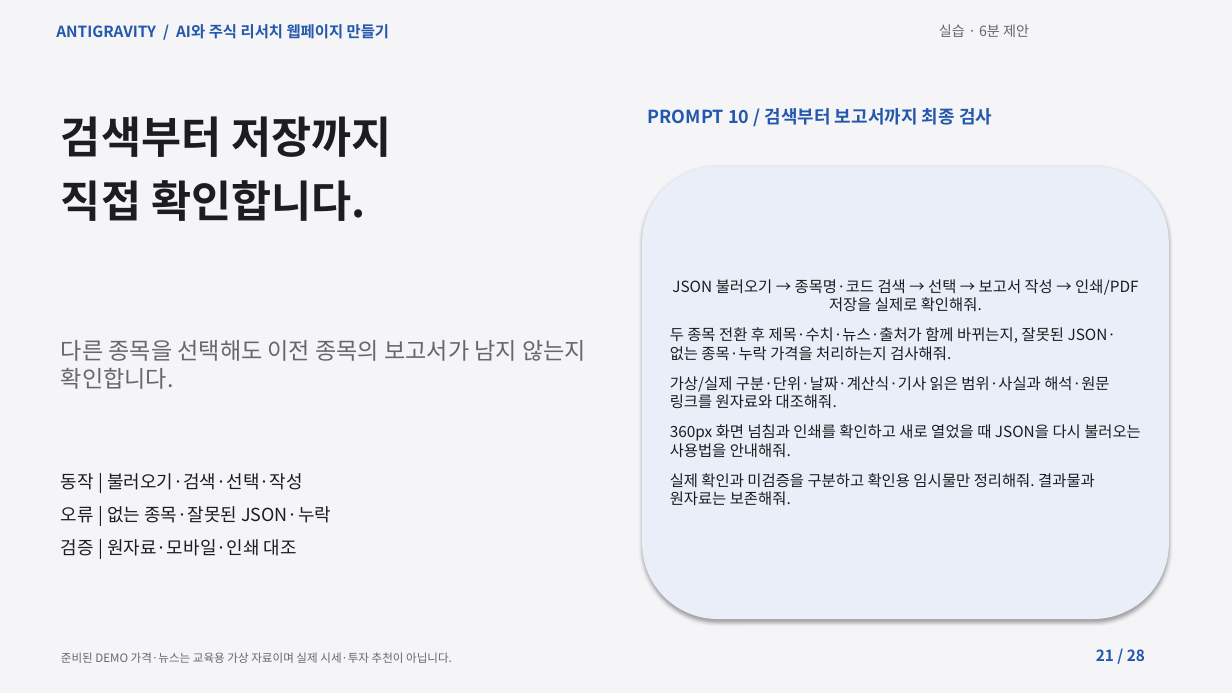
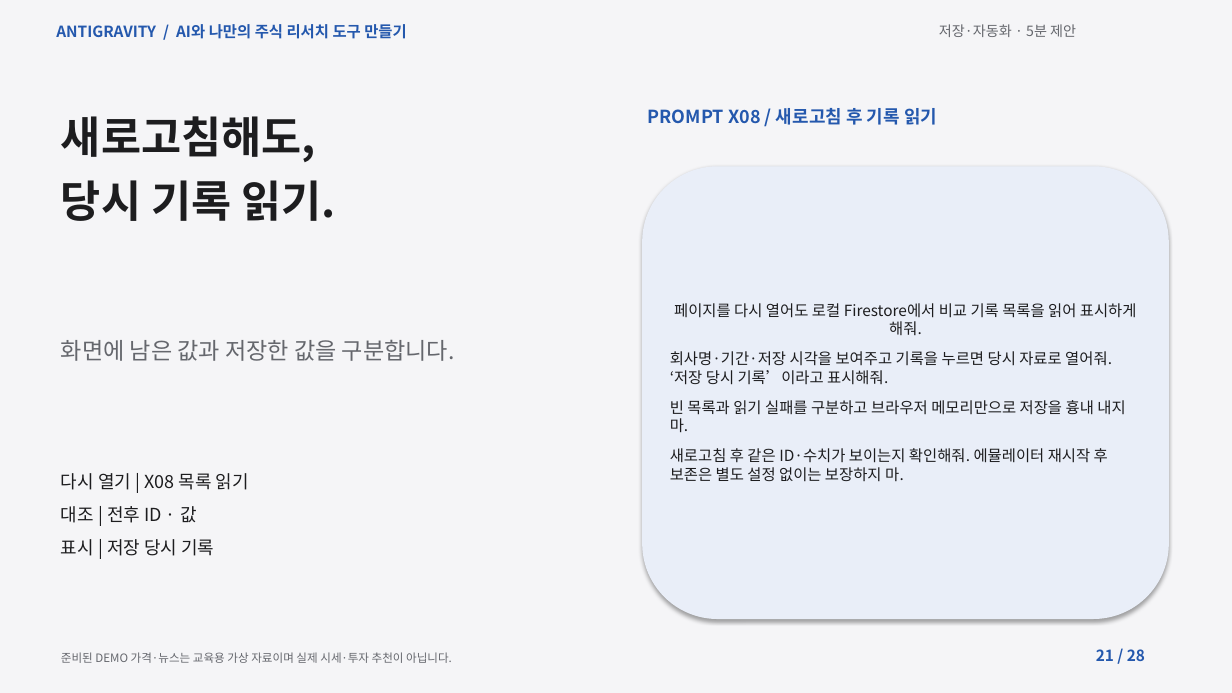
Before and after one commit to elect94/reportsol, a slide deck: slide 21 of materials/lecture.pptx. Drawn at 1232x693 pixels with LibreOffice and Linux fonts; fonts in the diff are those of the drawing. Boxes give left, top, right and bottom in pixels: in the first picture for what was removed or moved away, otherwise in the second. Text is boxed around its words. In the diff, an @@ line names an element or a change of style, - is before the commit and + after.

```diff
--- a/materials/lecture.pptx
+++ b/materials/lecture.pptx
@@ text at (56, 24, 406, 39): text changed @@
-ANTIGRAVITY / AI와 주식 리서치 웹페이지 만들기
+ANTIGRAVITY / AI와 나만의 주식 리서치 도구 만들기
@@ text at (939, 24, 1076, 37): text changed @@
-실습 · 6분 제안
+저장·자동화 · 5분 제안
@@ text at (61, 116, 335, 221): text changed @@
-검색부터 저장까지
-직접 확인합니다.
+새로고침해도,
+당시 기록 읽기.
@@ text at (648, 108, 937, 125): text changed @@
-PROMPT 10 / 검색부터 보고서까지 최종 검사
+PROMPT X08 / 새로고침 후 기록 읽기
@@ text in rounded rectangle at (670, 303, 1137, 482): text changed @@
-JSON 불러오기 → 종목명·코드 검색 → 선택 → 보고서 작성 → 인쇄/PDF 저장을 실제로 확인해줘.
-두 종목 전환 후 제목·수치·뉴스·출처가 함께 바뀌는지, 잘못된 JSON·없는 종목·누락 가격을 처리하는지 검사해줘.
-가상/실제 구분·단위·날짜·계산식·기사 읽은 범위·사실과 해석·원문 링크를 원자료와 대조해줘.
-360px 화면 넘침과 인쇄를 확인하고 새로 열었을 때 JSON을 다시 불러오는 사용법을 안내해줘.
-실제 확인과 미검증을 구분하고 확인용 임시물만 정리해줘. 결과물과 원자료는 보존해줘.
+페이지를 다시 열어도 로컬 Firestore에서 비교 기록 목록을 읽어 표시하게 해줘.
+회사명·기간·저장 시각을 보여주고 기록을 누르면 당시 자료로 열어줘. ‘저장 당시 기록’이라고 표시해줘.
+빈 목록과 읽기 실패를 구분하고 브라우저 메모리만으로 저장을 흉내 내지 마.
+새로고침 후 같은 ID·수치가 보이는지 확인해줘. 에뮬레이터 재시작 후 보존은 별도 설정 없이는 보장하지 마.
@@ text at (61, 339, 455, 361): text changed @@
-다른 종목을 선택해도 이전 종목의 보고서가 남지 않는지 확인합니다.
+화면에 남은 값과 저장한 값을 구분합니다.
@@ text at (61, 473, 249, 556): text changed @@
-동작 | 불러오기·검색·선택·작성
-오류 | 없는 종목·잘못된 JSON·누락
-검증 | 원자료·모바일·인쇄 대조
+다시 열기 | X08 목록 읽기
+대조 | 전후 ID · 값
+표시 | 저장 당시 기록
```
Also in this commit, not shown: 26 other slides changed, 1 slide added, 1 slide removed, 26 other files.
